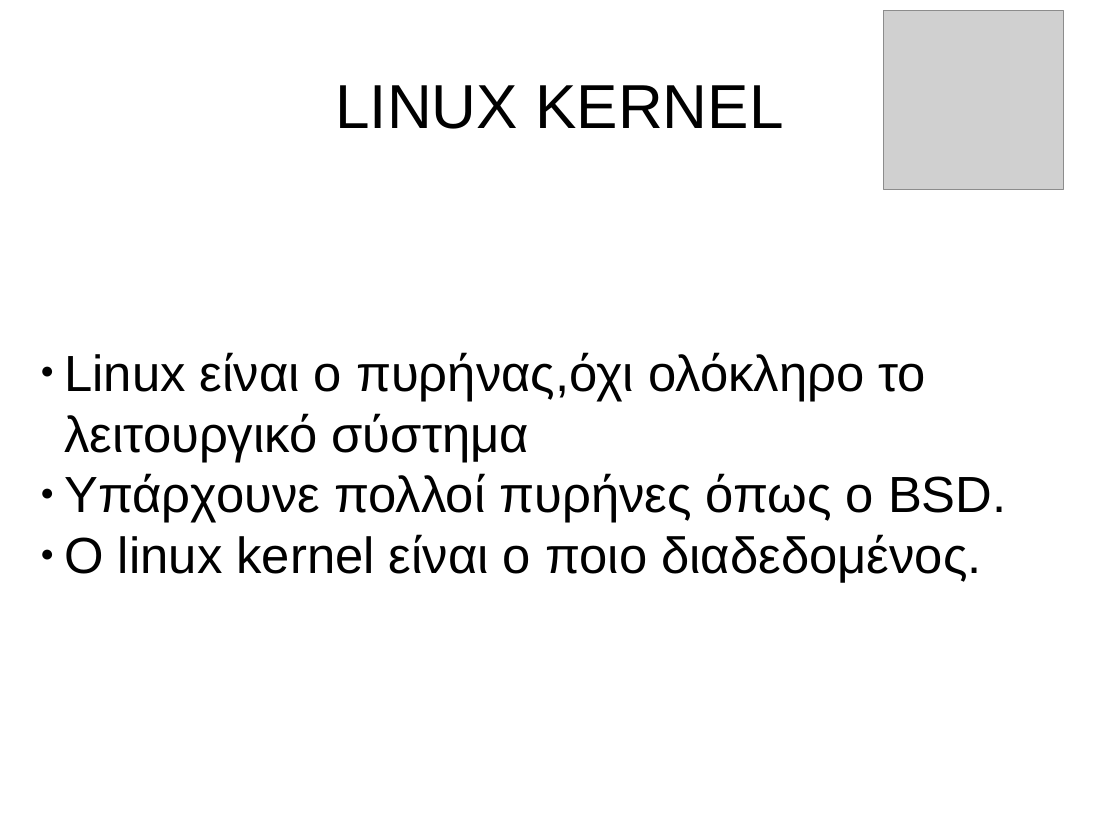
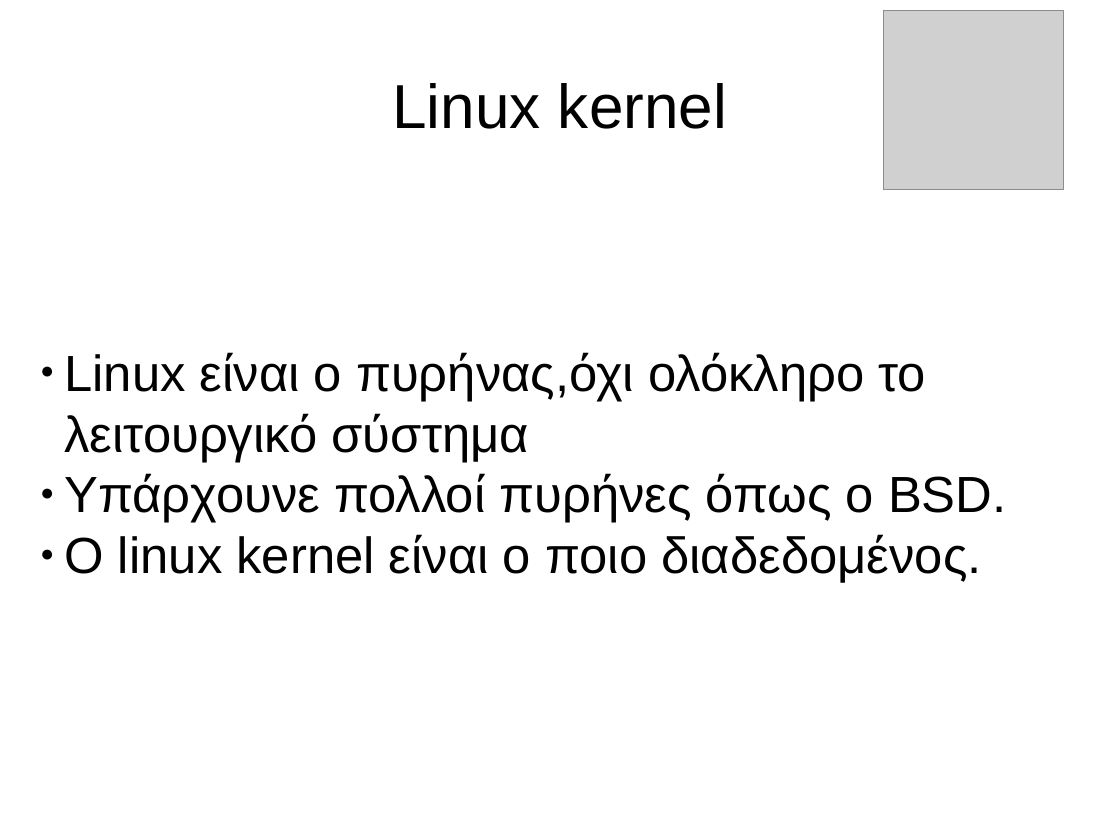
Before and after one commit to gtsiap/presenations, a slide deck: slide 6 of FOSS day/ellak.odp. Drawn at 1120x840 pixels with LibreOffice and Linux fonts; fonts in the diff are those of the drawing; grey boxes stand for pictures. Boxes give left, top, right and bottom in pixels: in the first picture for what was removed or moved away, otherwise in the second. Text is boxed around its words. In the diff, an @@ line names an element or a change of style, - is before the commit and + after.

```diff
--- a/FOSS day/ellak.odp
+++ b/FOSS day/ellak.odp
@@ title at box(392, 83, 727, 129): text changed @@
-LINUX KERNEL
+Linux kernel
```
Also in this commit, not shown: 5 other slides changed, 2 slides added.
